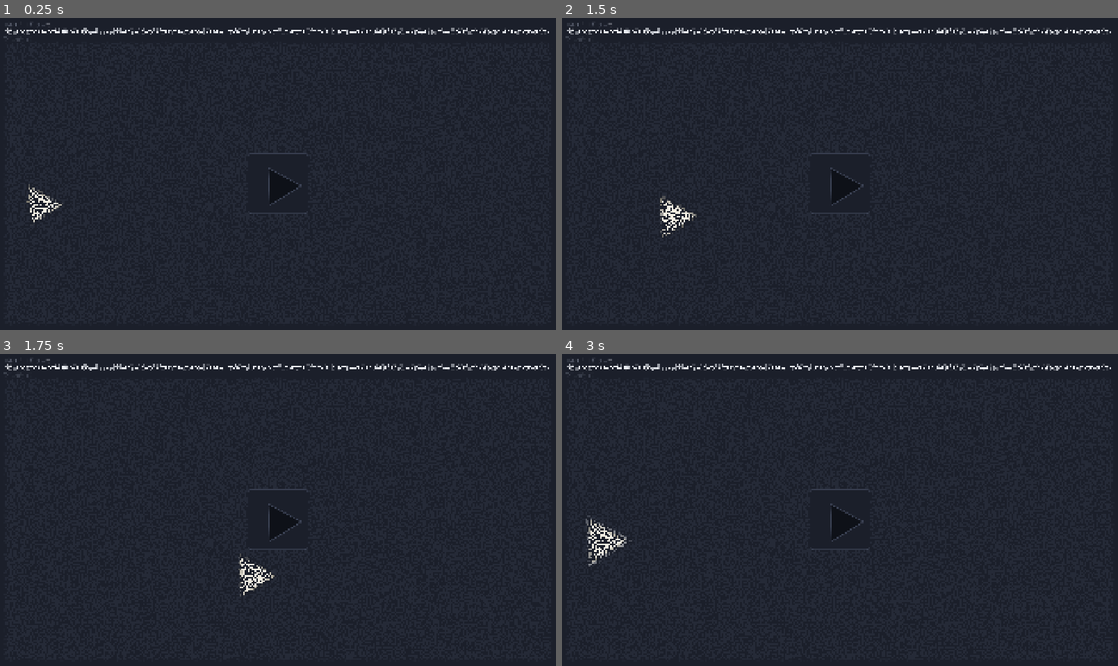
Above: before the commit, frames 1-4 (two rows, left to right).
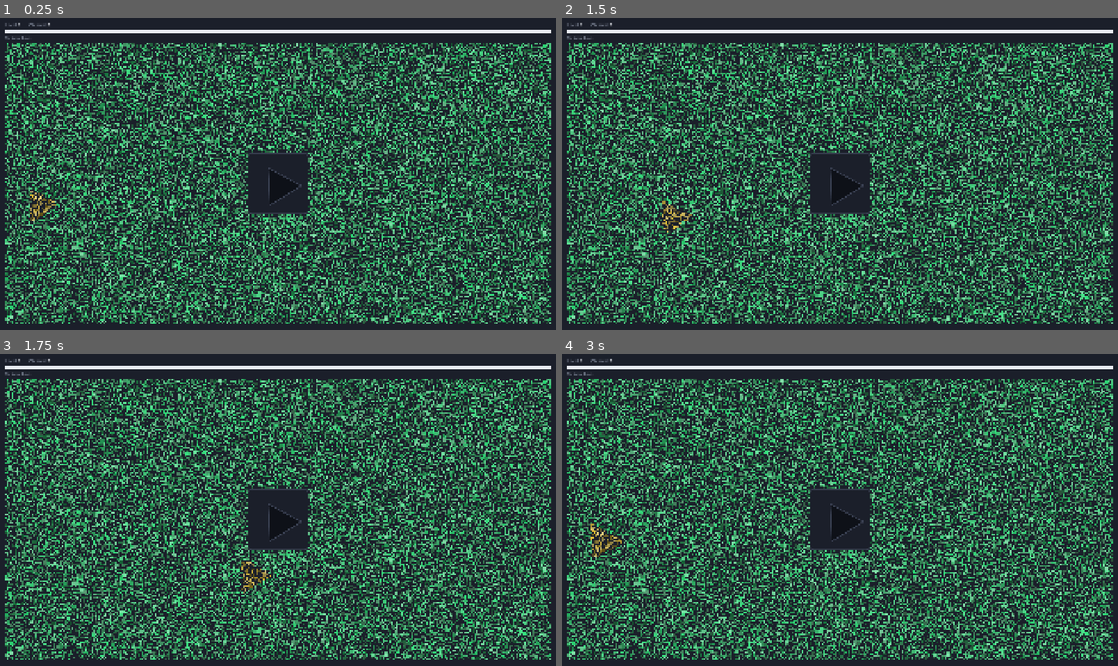
Above: after the commit, the same moments.

Repository: ooooonnnnn/Colorblind-Shape-Match
Game: Godot game, scene res://main.tscn
The game is run twice, just before and just after one commit, with the same random seed, the same clock (stepped at 60 frames per second) and the same inputs.
Inputs (mouse positions are in pixels of both pictures, inside the frame that each line leads up to):
- Up to frame 1 (0.25 s): no input
- Up to frame 2 (1.5 s): tap Enter (ui_accept) at 0.5, 1.25 s; drag from (840, 183) to (895, 105) at 0.52 s; drag from (600, 202) to (812, 236) at 1.27 s
- Up to frame 3 (1.75 s): no input
- Up to frame 4 (3 s): move the mouse to (895, 441) at 2.02 s; click (895, 441) at 2.17 s; tap Enter (ui_accept) at 2.75 s; drag from (812, 572) to (673, 463) at 2.77 s

The runs differ from the first frame. In frame 1, 44% of the frame differs, in the area x 0-100%, y 1-98%; in frame 2, 44%; in frame 3, 44%; in frame 4, 44%.

Commit message:
Color dots from ArtManager shades of inspector base colors
Dots are limited to the board. Each dot shows a random ArtManager shade of
the background color, or of a shape's color while that shape's piece is
under its center. Base colors are exported on the Dots node.

Co-Authored-By: Claude Opus 5.5 (1M context) <noreply@anthropic.com>

Diff:
--- a/main.tscn
+++ b/main.tscn
@@ -135,6 +135,7 @@
 [node name="Chime" type="AudioStreamPlayer" parent="."]
 stream = ExtResource("5_chime")
 
-[node name="Dots" type="CanvasLayer" parent="." node_paths=PackedStringArray("mask")]
+[node name="Dots" type="CanvasLayer" parent="." node_paths=PackedStringArray("area", "mask")]
 script = ExtResource("6_dots")
+area = NodePath("../Content/Board")
 mask = NodePath("../Content/Board/Tray")
--- a/scripts/ArtManager.gd
+++ b/scripts/ArtManager.gd
@@ -1,6 +1,4 @@
-func get_random_background_color() -> Color:
-	var base_color = Color("2ecc71") # ירוק בסיס
-
+static func get_random_background_color(base_color: Color) -> Color:
 	# מגריל את הבהירות (Value) בין חשוך למואר
 	var random_v = randf_range(0.3, 0.9)
 	# מגריל את הרוויה (Saturation) בין דהוי לרווי
--- a/scripts/dots.gd
+++ b/scripts/dots.gd
@@ -1,13 +1,29 @@
 extends CanvasLayer
-## Redraws the whole screen, except the mask rectangle, as non-overlapping
-## circles that each take the color under their center. The circles are packed
-## once per screen size and mask position; their colors follow the screen live.
-
+## Redraws the area rectangle, except the mask rectangle, as non-overlapping
+## circles. Each circle gets a random shade (from ArtManager) of the background
+## color, or of a shape's color while that shape's piece is under its center.
+## The circles are packed once per area and mask position; which base color
+## each one uses follows the screen live.
+
+signal colors_changed  ## a base color was edited, e.g. in the inspector while running
+
+const ArtManager := preload("res://scripts/ArtManager.gd")
 const CONFIG_PATH := "res://dots.json"
 const MIN_RADIUS := 1.0     # px; spots that only fit a smaller circle are skipped
 const CELL := 4.0          # px; side of the cells used to track where free space is left
-
+const SHADE_COLUMNS := 2048  # circles per row of the shade texture; must match dot_circle.gdshader
+
+@export var area: Control  ## the part of the screen the circles fill
 @export var mask: Control  ## stays clear of circles
+
+@export_group("Colors")
+@export var background_color := Color("2ecc71")
+@export var square_color := Color("e74c3c")
+@export var circle_color := Color("e67e22")
+@export var triangle_color := Color("f1c40f")
+@export var star_color := Color("3498db")
+@export var kite_color := Color("9b59b6")
+@export var crescent_color := Color("e84393")
 
 var max_radius := 14.0  # px
 var gap := 3.0          # px between neighbouring circles
@@ -15,8 +31,9 @@
 
 var _background := ColorRect.new()
 var _circles := MultiMeshInstance2D.new()
+var _packed_in := Rect2()   # the area rect the circles were packed into
 var _packed_for := Rect2()  # the mask rect the circles were packed around
-var _packed_size := Vector2.ZERO
+var _shaded_for := PackedColorArray()  # the base colors the shades were picked from
 
 
 func _ready() -> void:
@@ -51,18 +68,41 @@
 	fill = clampf(float(data.get("fill_percent", fill * 100)) / 100, 0.0, 1.0)
 
 
+## The color pieces of this shape are filled with, and the base for their circles.
+func shape_color(shape_name: String) -> Color:
+	return get(shape_name + "_color")
+
+
+## The background color, then each shape's color in Shapes.NAMES order.
+func _base_colors() -> PackedColorArray:
+	var colors := PackedColorArray([background_color])
+	for shape_name in Shapes.NAMES:
+		colors.append(shape_color(shape_name))
+	return colors
+
+
 func _process(_delta: float) -> void:
-	var screen := get_viewport().get_visible_rect().size
+	if _base_colors() != _shaded_for:
+		_shade(_circles.multimesh.instance_count)
+		colors_changed.emit()
+	var area_rect := area.get_global_rect() if area else get_viewport().get_visible_rect()
 	var mask_rect := mask.get_global_rect() if mask else Rect2()
-	if screen == _packed_size and mask_rect == _packed_for:
+	if area_rect == _packed_in and mask_rect == _packed_for:
 		return
-	_packed_size = screen
+	_packed_in = area_rect
 	_packed_for = mask_rect
-	_background.size = screen
+	var size := area_rect.size
+	# From here on both are relative to the area's top-left corner.
+	mask_rect = Rect2(mask_rect.position - area_rect.position, mask_rect.size).intersection(Rect2(Vector2.ZERO, size))
+	_background.position = area_rect.position
+	_background.size = size
 	_background.material.set_shader_parameter("mask_rect",
-			Vector4(mask_rect.position.x / screen.x, mask_rect.position.y / screen.y,
-					mask_rect.size.x / screen.x, mask_rect.size.y / screen.y))
-	_show(_pack(screen, mask_rect))
+			Vector4(mask_rect.position.x / size.x, mask_rect.position.y / size.y,
+					mask_rect.size.x / size.x, mask_rect.size.y / size.y))
+	_circles.position = area_rect.position
+	var circles := _pack(size, mask_rect)
+	_show(circles)
+	_shade(circles.size())
 
 
 ## Circles as (x, y, radius), placed one at a time at random free spots, each
@@ -128,7 +168,7 @@
 					_take(cell, free, slot)
 
 	if covered < target:
-		push_warning("Dots covered %d%% of the screen, short of %d%%" % [roundi(covered / valid_area * 100), roundi(fill * 100)])
+		push_warning("Dots covered %d%% of the area, short of %d%%" % [roundi(covered / valid_area * 100), roundi(fill * 100)])
 	return circles
 
 
@@ -142,6 +182,19 @@
 	slot[id] = -1
 
 
+## Picks every circle's shade of every base color, and gives the shader the
+## bases so it can tell which shape, if any, is under a circle.
+func _shade(count: int) -> void:
+	var bases := _base_colors()
+	_shaded_for = bases
+	var image := Image.create_empty(SHADE_COLUMNS * bases.size(), maxi(1, ceili(count / float(SHADE_COLUMNS))), false, Image.FORMAT_RGBA8)
+	for i in count:
+		for j in bases.size():
+			image.set_pixel((i % SHADE_COLUMNS) * bases.size() + j, i / SHADE_COLUMNS, ArtManager.get_random_background_color(bases[j]))
+	_circles.material.set_shader_parameter("shades", ImageTexture.create_from_image(image))
+	_circles.material.set_shader_parameter("bases", bases)
+
+
 func _show(circles: PackedVector3Array) -> void:
 	var mm := _circles.multimesh
 	mm.instance_count = circles.size()
--- a/scripts/main.gd
+++ b/scripts/main.gd
@@ -1,5 +1,6 @@
 extends Control
 
+const Dots := preload("res://scripts/dots.gd")
 const CONFIG_PATH := "res://config.json"
 const DRAG_THRESHOLD := 6.0  # px of movement before a press counts as a drag
 const SPACING := 16.0        # px of clear space between bounding circles at the start of a level
@@ -17,6 +18,7 @@
 @onready var toast_label: Label = $Content/Board/Toast/Label
 @onready var uh_uh: AudioStreamPlayer = $UhUh
 @onready var chime: AudioStreamPlayer = $Chime
+@onready var dots: Dots = $Dots
 
 var levels: Array[Dictionary] = []  # entries from CONFIG_PATH
 var hole_count := 0
@@ -38,6 +40,7 @@
 
 func _ready() -> void:
 	_load_levels()
+	dots.colors_changed.connect(_recolor_pieces)
 	resized.connect(_layout)
 	_layout()
 	new_level()
@@ -191,6 +194,7 @@
 	for i in piece_radii.size():
 		var p := ShapeView.new()
 		p.setup(shapes[i % hole_count], true)
+		p.fill = dots.shape_color(p.shape_name)
 		p.target_hole = holes[i % hole_count]
 		p.home = piece_spots[i] / board_size
 		p.norm_pos = p.home
@@ -200,6 +204,11 @@
 
 	deadline_ms = Time.get_ticks_msec() + int(level_time * 1000)
 	transitioning = false
+
+
+func _recolor_pieces() -> void:
+	for p in pieces:
+		p.fill = dots.shape_color(p.shape_name)
 
 
 func _clear_board() -> void:
--- a/scripts/shape_view.gd
+++ b/scripts/shape_view.gd
@@ -17,6 +17,10 @@
 
 # Pieces only.
 var target_hole: ShapeView
+var fill := PIECE_FILL:
+	set(v):
+		fill = v
+		queue_redraw()
 var home := Vector2.ZERO
 var placed := false:
 	set(v):
@@ -168,8 +172,8 @@
 		draw_polyline(outline, Color(ACCENT, 0.6), 6.0, true)
 
 	if is_piece:
-		draw_colored_polygon(_points, PIECE_FILL)
-		draw_polyline(outline, PIECE_FILL if placed else PIECE_EDGE, 2.0, true)
+		draw_colored_polygon(_points, fill)
+		draw_polyline(outline, fill if placed else PIECE_EDGE, 2.0, true)
 	else:
 		draw_colored_polygon(_points, HOLE_FILL)
 		draw_polyline(outline, HOLE_EDGE, 2.5, true)
--- a/shaders/dot_circle.gdshader
+++ b/shaders/dot_circle.gdshader
@@ -1,8 +1,21 @@
 shader_type canvas_item;
-// One circle of the dot effect, drawn on a unit quad. Fills with the screen
-// color found under the circle's center.
+// One circle of the dot effect, drawn on a unit quad. Finds which shape color,
+// if any, the screen shows under the circle's center and fills with this
+// circle's shade of that base, or of the background base otherwise.
+
+const int SHADE_COLUMNS = 2048;  // must match dots.gd
+const int BASE_COUNT = 7;        // background, then one per shape
+const float MATCH = 0.08;        // how close the screen must be to a shape color to count as it
 
 uniform sampler2D screen_tex : hint_screen_texture, filter_nearest;
+uniform sampler2D shades : filter_nearest;  // circle i's shade of base j at ((i % SHADE_COLUMNS) * BASE_COUNT + j, i / SHADE_COLUMNS)
+uniform vec4 bases[BASE_COUNT];
+
+varying flat int circle;
+
+void vertex() {
+	circle = INSTANCE_ID;
+}
 
 void fragment() {
 	vec2 from_center = UV - 0.5;
@@ -11,5 +24,17 @@
 	}
 	// The quad is axis-aligned, so screen UV per quad UV is constant across it.
 	vec2 scale = vec2(dFdx(SCREEN_UV.x) / dFdx(UV.x), dFdy(SCREEN_UV.y) / dFdy(UV.y));
-	COLOR = texture(screen_tex, SCREEN_UV - from_center * scale);
+	vec3 seen = texture(screen_tex, SCREEN_UV - from_center * scale).rgb;
+
+	// Outlines, glows and shadows match nothing, so they read as background.
+	int base = 0;
+	float nearest = MATCH;
+	for (int j = 1; j < BASE_COUNT; j++) {
+		float d = distance(seen, bases[j].rgb);
+		if (d < nearest) {
+			nearest = d;
+			base = j;
+		}
+	}
+	COLOR = texelFetch(shades, ivec2((circle % SHADE_COLUMNS) * BASE_COUNT + base, circle / SHADE_COLUMNS), 0);
 }
